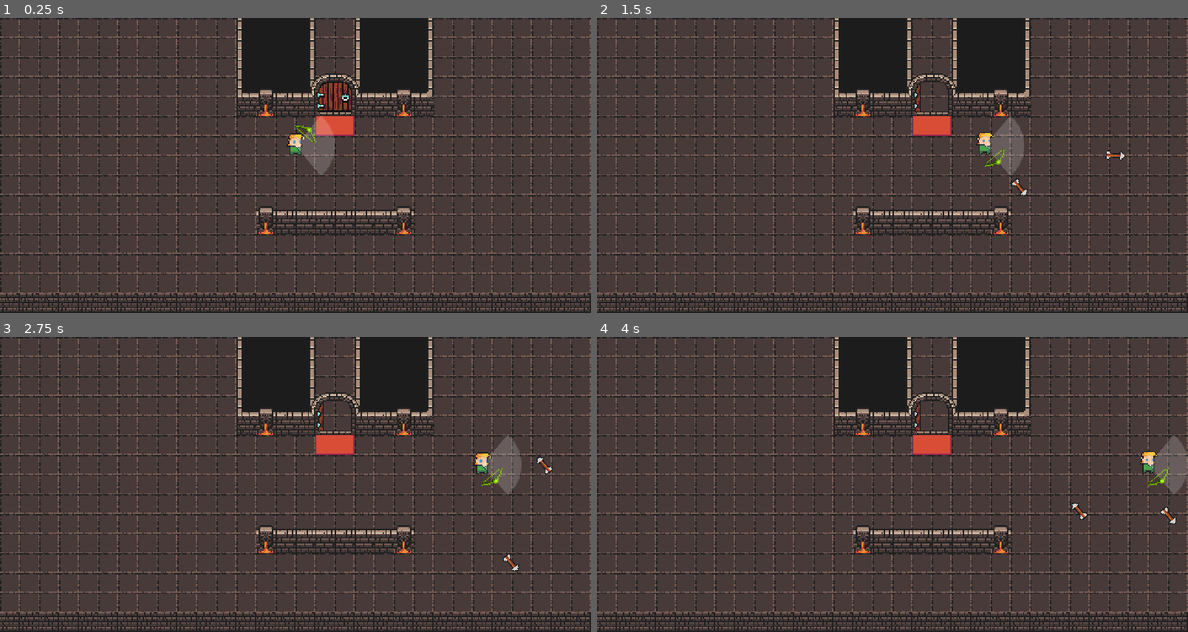
Above: before the commit, frames 1-4 (two rows, left to right).
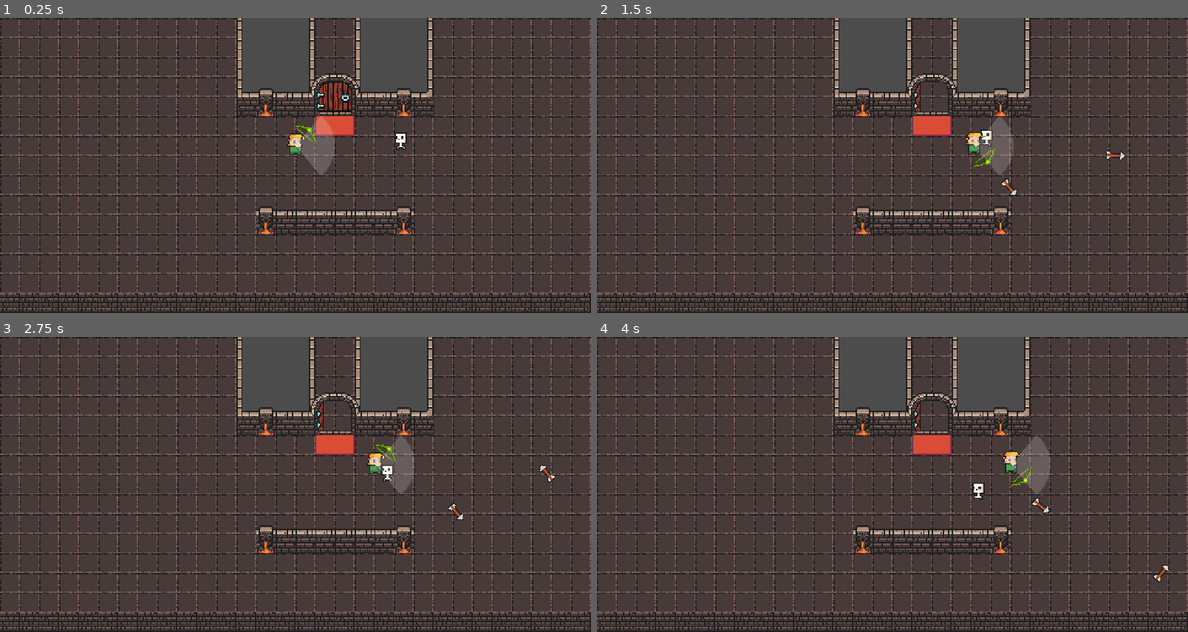
Above: after the commit, the same moments.

Repository: PizzaJuggler/GMTK-2020
Game: Godot game, scene res://level/level.tscn
Same seed, same stepped clock (60 frames per second), same inputs: the game is played once before the commit and once after it.
Inputs (mouse positions are in pixels of both pictures, inside the frame that each line leads up to):
- Up to frame 1 (0.25 s): no input
- Up to frame 2 (1.5 s): move the mouse to (1022, 150) at 0.52 s; hold W (move) 0.53-1.28 s; tap Space (shoot) at 0.8, 1.35 s; move the mouse to (774, 180) at 1.27 s
- Up to frame 3 (2.75 s): tap W (move) at 1.55 s; move the mouse to (354, 419) at 2.02 s; hold W (move) from 2.03 s (still down); tap Space (shoot) at 2.3 s
- Up to frame 4 (4 s): move the mouse to (862, 543) at 2.77 s; release W (move) at 2.78 s; tap Space (shoot) at 2.85, 3.8 s; tap W (move) at 3.05 s; move the mouse to (1069, 528) at 3.52 s; hold W (move) from 3.53 s (still down)

The runs differ from the first frame. In frame 1, 5.7% of the frame differs, in the area x 41-73%, y 0-45%; in frame 2, 6.6%; in frame 3, 7.6%; in frame 4, 7.8%, in the area x 41-100%, y 0-83%.

Commit message:
working emeny

Diff:
--- /dev/null
+++ b/godot/level/enemies/Enemy.gd
@@ -0,0 +1,63 @@
+extends KinematicBody2D
+
+onready var animated_sprite = $AnimatedSprite
+
+export var max_hp := 10.0
+export var strength := 1.0
+export var speed := 20.0
+export var regen := 1.0
+export var angle : float
+
+var init_velocity : Vector2
+var velocity : Vector2
+var hp : float
+var is_healing : bool
+
+func _ready():
+	hp = max_hp
+	init_velocity = Vector2(cos(angle), sin(angle)) * speed
+	velocity = init_velocity
+	animated_sprite.playing = true
+	update_rotation()
+
+func _process(delta):
+	set_modulate(Color(1, 1, 1, lerp(0.2, 1.0, hp / max_hp)))
+	if hp <= 0.0:
+		velocity = Vector2.ZERO
+		is_healing = true
+	if is_healing:
+		hp += regen * delta
+		if hp >= max_hp:
+			hp = max_hp
+			is_healing = false
+			velocity = init_velocity
+
+func _physics_process(delta):
+	if is_healing:
+		collision_layer = 2
+		collision_mask = 2
+	else:
+		collision_layer = 1
+		collision_mask = 1
+	var collision_info = move_and_collide(velocity * delta)
+	handle_collision(collision_info)
+
+func handle_collision(collision_info):
+	if collision_info == null:
+		return
+	if collision_info.collider.is_in_group("projectile"):
+		if !is_healing:
+			hp -= collision_info.collider.damage
+			collision_info.collider.queue_free()
+		return
+	if not collision_info.collider is TileMap:
+		return
+	velocity = velocity.bounce(collision_info.normal)
+	init_velocity = velocity
+	update_rotation()
+
+func update_rotation():
+	if init_velocity.x > 0:
+		animated_sprite.flip_h = false
+	else:
+		animated_sprite.flip_h = true
--- /dev/null
+++ b/godot/level/enemies/enemy.tres
@@ -0,0 +1,43 @@
+[gd_resource type="SpriteFrames" load_steps=10 format=2]
+
+[ext_resource path="res://level/0x72_DungeonTilesetII_v1.3.png" type="Texture" id=1]
+
+[sub_resource type="AtlasTexture" id=1]
+atlas = ExtResource( 1 )
+region = Rect2( 368, 80, 16, 16 )
+
+[sub_resource type="AtlasTexture" id=2]
+atlas = ExtResource( 1 )
+region = Rect2( 384, 80, 16, 16 )
+
+[sub_resource type="AtlasTexture" id=3]
+atlas = ExtResource( 1 )
+region = Rect2( 400, 80, 16, 16 )
+
+[sub_resource type="AtlasTexture" id=4]
+atlas = ExtResource( 1 )
+region = Rect2( 416, 80, 16, 16 )
+
+[sub_resource type="AtlasTexture" id=5]
+atlas = ExtResource( 1 )
+region = Rect2( 432, 80, 16, 16 )
+
+[sub_resource type="AtlasTexture" id=6]
+atlas = ExtResource( 1 )
+region = Rect2( 448, 80, 16, 16 )
+
+[sub_resource type="AtlasTexture" id=7]
+atlas = ExtResource( 1 )
+region = Rect2( 464, 80, 16, 16 )
+
+[sub_resource type="AtlasTexture" id=8]
+atlas = ExtResource( 1 )
+region = Rect2( 480, 80, 16, 16 )
+
+[resource]
+animations = [ {
+"frames": [ SubResource( 1 ), SubResource( 2 ), SubResource( 3 ), SubResource( 4 ), SubResource( 5 ), SubResource( 6 ), SubResource( 7 ), SubResource( 8 ) ],
+"loop": true,
+"name": "default",
+"speed": 3.0
+} ]
--- /dev/null
+++ b/godot/level/enemies/enemy.tscn
@@ -0,0 +1,15 @@
+[gd_scene load_steps=3 format=2]
+
+[ext_resource path="res://level/enemies/enemy.tres" type="SpriteFrames" id=1]
+
+[sub_resource type="RectangleShape2D" id=2]
+extents = Vector2( 5.0178, 8.12149 )
+
+[node name="KinematicBody2D" type="KinematicBody2D"]
+
+[node name="AnimatedSprite" type="AnimatedSprite" parent="."]
+frames = ExtResource( 1 )
+
+[node name="CollisionShape2D" type="CollisionShape2D" parent="."]
+position = Vector2( 0, -0.198423 )
+shape = SubResource( 2 )
--- a/godot/level/level.tscn
+++ b/godot/level/level.tscn
@@ -1,11 +1,13 @@
-[gd_scene load_steps=5 format=2]
+[gd_scene load_steps=7 format=2]
 
 [ext_resource path="res://level/player/Player.tscn" type="PackedScene" id=1]
 [ext_resource path="res://level/weapons/WeaponBase.tscn" type="PackedScene" id=2]
 [ext_resource path="res://level/DungeonTileMap.tscn" type="PackedScene" id=3]
 [ext_resource path="res://level/items/door/Door.tscn" type="PackedScene" id=4]
+[ext_resource path="res://level/enemies/enemy.tscn" type="PackedScene" id=5]
+[ext_resource path="res://level/enemies/Enemy.gd" type="Script" id=6]
 
-[node name="Pizza\'s Scene" type="Node2D"]
+[node name="Debug" type="Node2D"]
 
 [node name="Floor" parent="." instance=ExtResource( 3 )]
 tile_data = PoolIntArray( 0, 0, 262145, 1, 0, 262145, 2, 0, 262145, 3, 0, 262145, 4, 0, 262145, 5, 0, 262145, 6, 0, 262 …(7729 unchanged characters)…
@@ -17,9 +19,17 @@
 position = Vector2( 7.15256e-07, -1.43051e-06 )
 rotation_limit = 100.0
 firing_rate = 0.2
+damage = 2.0
 
 [node name="walls" parent="." instance=ExtResource( 3 )]
 tile_data = PoolIntArray( -131051, 0, 458752, -131050, 0, 458754, -131049, 0, 1, -131048, 0, 1, -131047, 0, 1, -131046, …(7418 unchanged characters)…
 
 [node name="Door" parent="." instance=ExtResource( 4 )]
 position = Vector2( 272, 64 )
+
+[node name="Enemy" parent="." groups=[
+"enemy",
+] instance=ExtResource( 5 )]
+position = Vector2( 327.744, 103.591 )
+script = ExtResource( 6 )
+angle = -90.0
--- a/godot/level/level2.tscn
+++ /dev/null
@@ -1,5 +0,0 @@
-[gd_scene load_steps=2 format=2]
-
-[ext_resource path="res://level/level.tscn" type="PackedScene" id=1]
-
-[node name="Steve\'s Scene" instance=ExtResource( 1 )]
--- a/godot/level/player/Player.gd
+++ b/godot/level/player/Player.gd
@@ -11,7 +11,6 @@
     velocity = Vector2.ZERO
     animated_sprite.play()
 
-var was_left
 func _process(_delta):
     pass
 
--- a/godot/level/weapons/Arrow.gd
+++ b/godot/level/weapons/Arrow.gd
@@ -4,6 +4,7 @@
 onready var collision_shape = $CollisionShape2D
 
 var direction setget set_direction
+var damage setget set_damage
 var velocity
 var speed = 200
 
@@ -11,6 +12,9 @@
     direction = value
     velocity = speed * direction
     update_sprite_rotation()
+
+func set_damage(value):
+    damage = value
 
 func _physics_process(delta):
     var collision_info = move_and_collide(velocity * delta)
--- a/godot/level/weapons/Arrow.tscn
+++ b/godot/level/weapons/Arrow.tscn
@@ -4,7 +4,7 @@
 [ext_resource path="res://level/weapons/Arrow.gd" type="Script" id=2]
 
 [sub_resource type="RectangleShape2D" id=1]
-extents = Vector2( 8, 4 )
+extents = Vector2( 1.96141, 4.10354 )
 
 [node name="Arrow" type="KinematicBody2D" groups=[
 "projectile",
@@ -17,6 +17,7 @@
 region_rect = Rect2( 0, 0, 16, 16 )
 
 [node name="CollisionShape2D" type="CollisionShape2D" parent="."]
+position = Vector2( 5.95275, 0.0992126 )
 shape = SubResource( 1 )
 
 [node name="LifeTime" type="Timer" parent="."]
--- a/godot/level/weapons/WeaponBase.gd
+++ b/godot/level/weapons/WeaponBase.gd
@@ -4,6 +4,7 @@
 export var bullet_speed : float
 export var bullet_type : PackedScene
 export var firing_rate : float
+export var damage : float
 
 onready var bow_pivot = $Pivot
 onready var angle_range = $AngleRange
@@ -35,4 +36,5 @@
                     cos(bow_pivot.rotation + rotation),
                     sin(bow_pivot.rotation + rotation))
             bullet.position = global_position + bullet.direction * 18
+            bullet.damage = damage
             get_tree().get_root().add_child(bullet)
--- a/godot/project.godot
+++ b/godot/project.godot
@@ -44,5 +44,4 @@
 
 [rendering]
 
-environment/default_clear_color=Color( 0.113725, 0.113725, 0.113725, 1 )
 environment/default_environment="res://default_env.tres"
